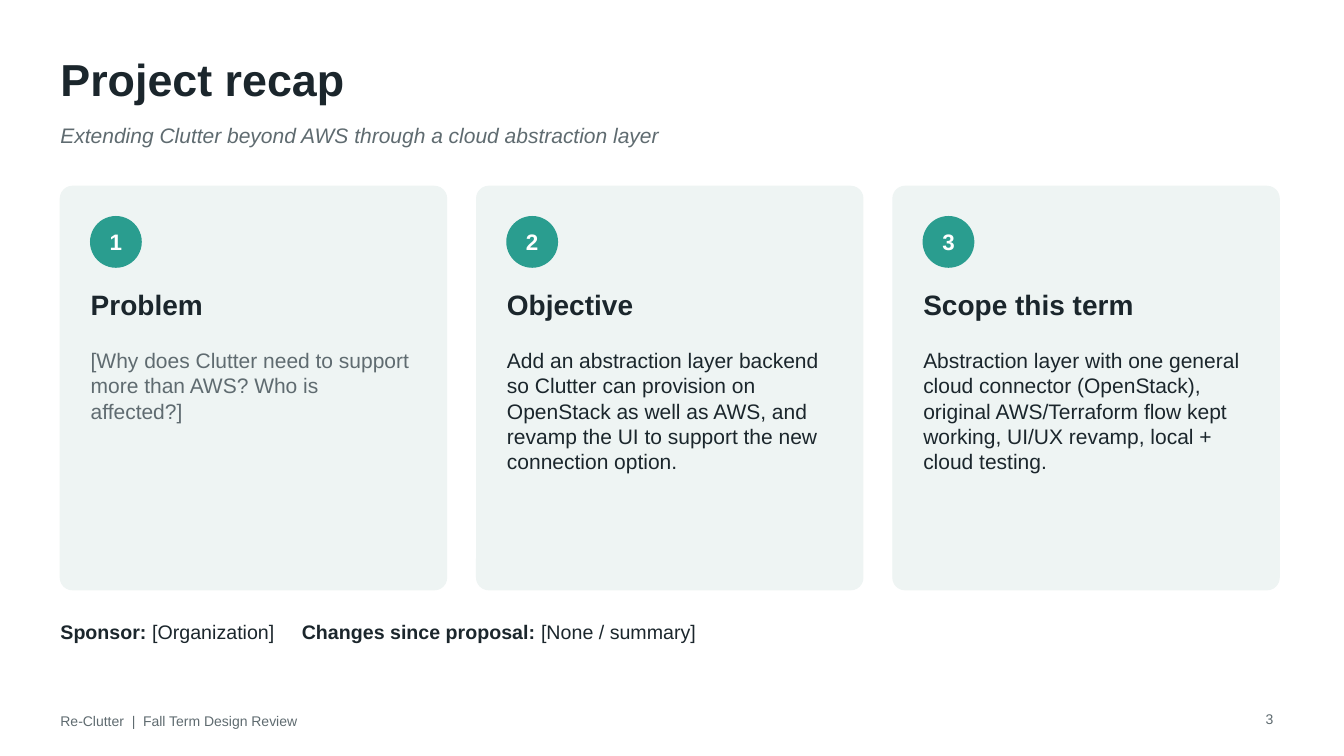
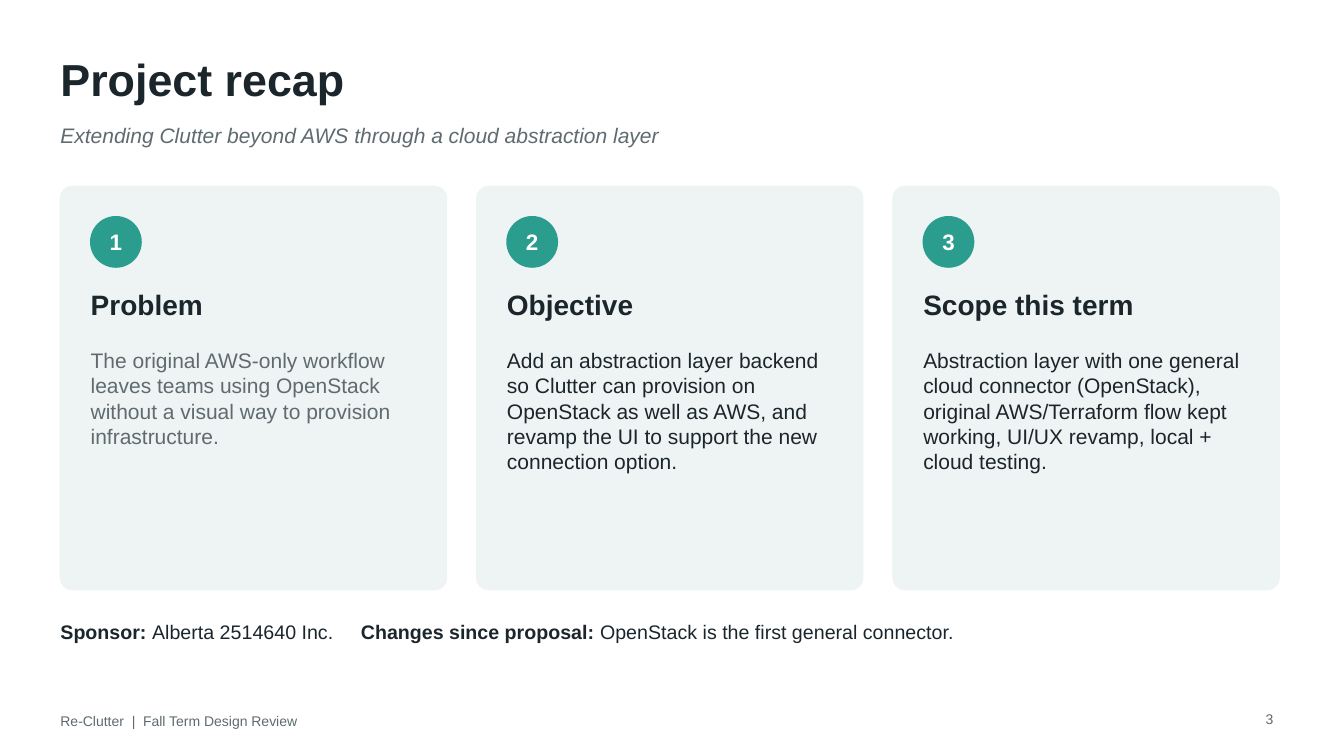
Before and after one commit to Alberta2514640/clutter, a slide deck: slide 3 of deliverables/Re-Clutter_Fall_Design_Review_Software.pptx. Drawn at 1344x756 pixels with LibreOffice and Linux fonts; fonts in the diff are those of the drawing. Boxes give left, top, right and bottom in pixels: in the first picture for what was removed or moved away, otherwise in the second. Text is boxed around its words. In the diff, an @@ line names an element or a change of style, - is before the commit and + after.

```diff
--- a/deliverables/Re-Clutter_Fall_Design_Review_Software.pptx
+++ b/deliverables/Re-Clutter_Fall_Design_Review_Software.pptx
@@ text at [91, 353, 390, 444]: text changed @@
-[Why does Clutter need to support more than AWS? Who is affected?]
+The original AWS-only workflow leaves teams using OpenStack without a visual way to provision infrastructure.
@@ text at [60, 624, 954, 643]: text changed; bold off @@
-Sponsor: [Organization] Changes since proposal: [None / summary]
+Sponsor: Alberta 2514640 Inc. Changes since proposal: OpenStack is the first general connector.
```
Also in this commit, not shown: 13 other slides changed, 1 slide added, 1 slide removed.
